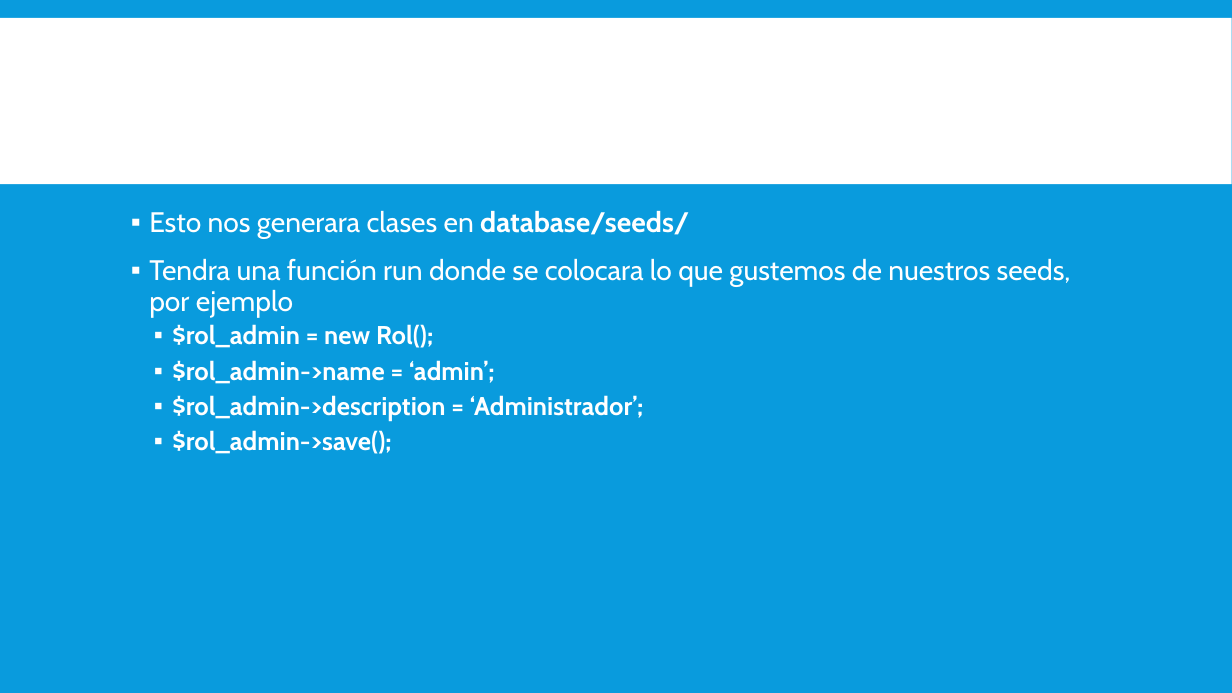
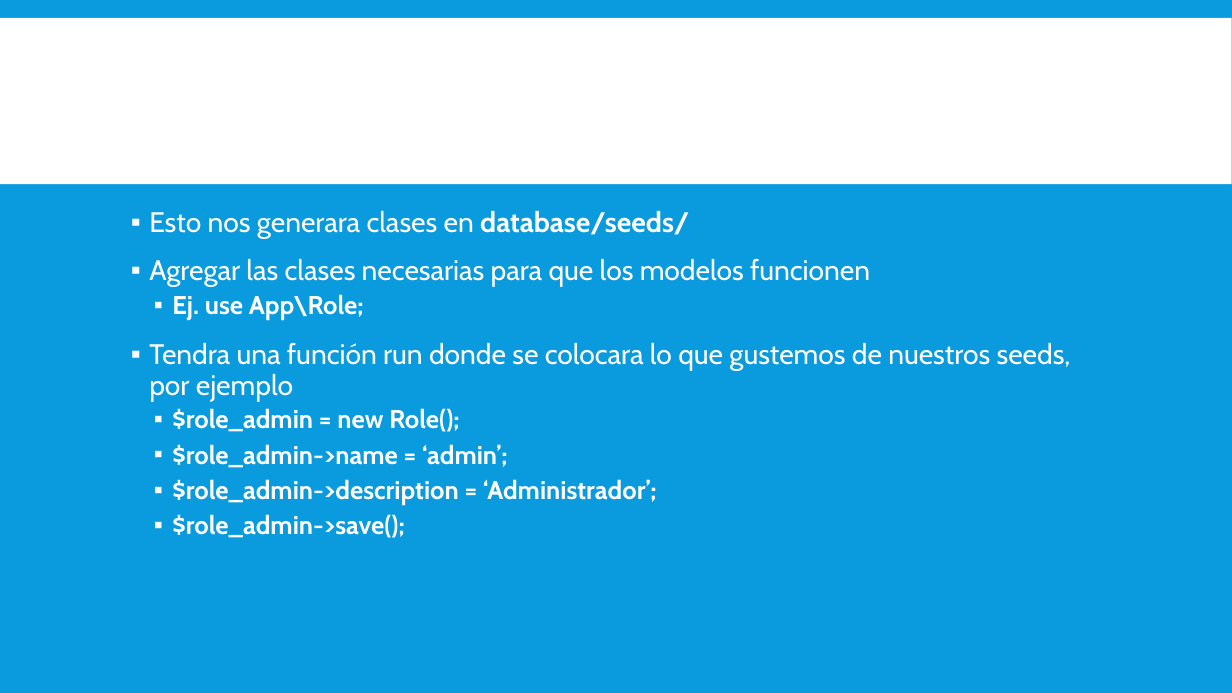
Before and after one commit to magoclown/PAPW2, a slide deck: slide 8 of Presentaciones/Creacion de Roles.pptx. Drawn at 1232x693 pixels with LibreOffice and Linux fonts; fonts in the diff are those of the drawing. Boxes give left, top, right and bottom in pixels: in the first picture for what was removed or moved away, otherwise in the second. Text is boxed around its words. In the diff, an @@ line names an element or a change of style, - is before the commit and + after.

Commit message:
Actualizacion de Creacion de Roles y se agrega proteccion CSRF

```diff
--- a/Presentaciones/Creacion de Roles.pptx
+++ b/Presentaciones/Creacion de Roles.pptx
@@ text at <box>149,258,870,319</box>: paragraphs added @@
+▪ Agregar las clases necesarias para que los modelos funcionen
+  ▪ Ej. use App\Role;
@@ text at <box>172,408,657,538</box>: text changed @@
-  ▪ $rol_admin = new Rol();
-  ▪ $rol_admin->name = ‘admin’;
-  ▪ $rol_admin->description = ‘Administrador’;
-  ▪ $rol_admin->save();
+  ▪ $role_admin = new Role();
+  ▪ $role_admin->name = ‘admin’;
+  ▪ $role_admin->description = ‘Administrador’;
+  ▪ $role_admin->save();
```
Also in this commit, not shown: 6 other slides changed, 1 slide added, 1 other file.
